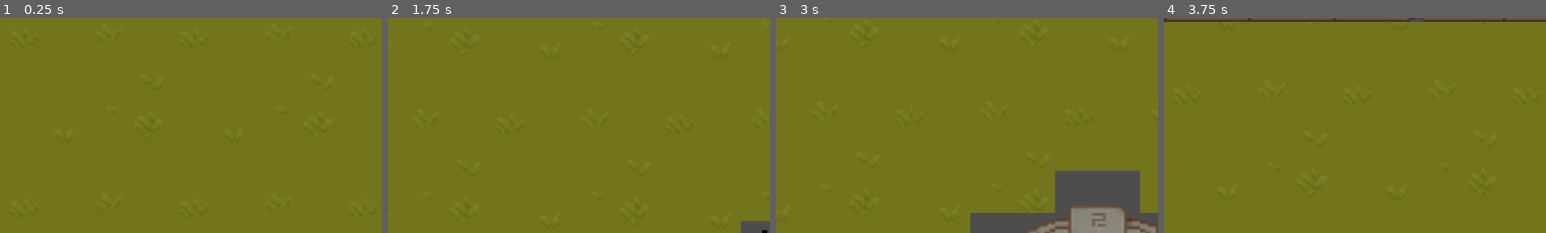
Above: before the commit, frames 1-4 (left to right).
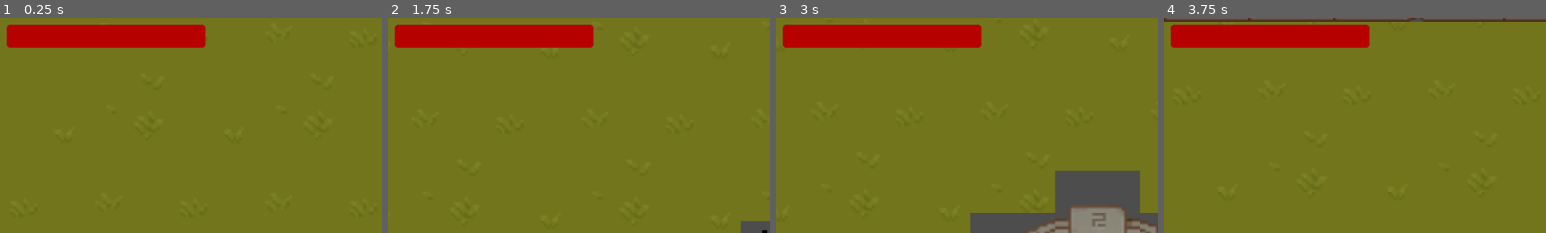
Above: after the commit, the same moments.

Repository: RyanB716/Unawoken
Game: Godot game, scene res://Game Management/GameManager.tscn
Two runs of this game, one before a commit and one after it. Both use one fixed random seed, a clock stepped at 60 frames per second and the inputs below.
Inputs (mouse positions are % of the whole screen's width and height, from its top left):
- Up to frame 1 (0.25 s): no input
- Up to frame 2 (1.75 s): tap Enter at 0.5 s; move the mouse to (72, 45) at 0.52 s; hold D (Run_Right) 0.53-1.28 s; click (72, 45) at 0.6 s; move the mouse to (30, 55) at 1.27 s; hold S (Run_Down) from 1.28 s (still down); click (30, 55) at 1.35 s
- Up to frame 3 (3 s): move the mouse to (60, 28) at 2.02 s; release S (Run_Down) at 2.03 s; hold D (Run_Right) 2.03-2.78 s; click (60, 28) at 2.1 s; move the mouse to (45, 70) at 2.77 s; hold W (Run_Up) from 2.78 s (still down); click (45, 70) at 2.85 s
- Up to frame 4 (3.75 s): move the mouse to (80, 65) at 3.52 s; release W (Run_Up) at 3.53 s; hold A (Run_Left) from 3.53 s (still down); click (80, 65) at 3.6 s
The pictures show only the part of the screen within x 0-50%, y 0-50%; the shares and areas given below are measured in that part.

The runs differ from the first frame. In frame 1, 5.5% of the frame differs, in the area x 1-54%, y 3-14%; in frame 2, 5.5%; in frame 3, 5.5%; in frame 4, 5.5%.

Commit message:
health bar created

Diff:
--- a/Game Management/GameManager.tscn
+++ b/Game Management/GameManager.tscn
@@ -13,8 +13,6 @@
 position = Vector2(288, 117)
 motion_mode = 1
 TopSpeed = 125
-Acceleration = 1.5
-Deceleration = 17.0
 AttackTime = 1.25
 CooldownTime = 2.5
 
--- /dev/null
+++ b/Health.gd
@@ -0,0 +1,11 @@
+extends Node
+
+@export var MaxHealth : int
+var CurrentHealth : int
+
+func _ready():
+	CurrentHealth = MaxHealth
+
+func TakeDamage(Amount : int):
+	CurrentHealth -= Amount
+	print(CurrentHealth)
--- /dev/null
+++ b/HealthBar.tscn
@@ -0,0 +1,18 @@
+[gd_scene load_steps=3 format=3 uid="uid://cvlh1usf2hwre"]
+
+[sub_resource type="StyleBoxFlat" id="StyleBoxFlat_jue0w"]
+bg_color = Color(0, 0, 0, 1)
+
+[sub_resource type="StyleBoxFlat" id="StyleBoxFlat_ra43m"]
+bg_color = Color(1, 0, 0, 1)
+
+[node name="Health Bar" type="ProgressBar"]
+custom_minimum_size = Vector2(250, 25)
+theme_override_colors/font_color = Color(0, 0, 0, 0)
+theme_override_colors/font_shadow_color = Color(0, 0, 0, 0)
+theme_override_colors/font_outline_color = Color(0, 0, 0, 0)
+theme_override_constants/outline_size = 5
+theme_override_styles/background = SubResource("StyleBoxFlat_jue0w")
+theme_override_styles/fill = SubResource("StyleBoxFlat_ra43m")
+max_value = 250.0
+value = 75.0
--- /dev/null
+++ b/HealthNode.tscn
@@ -0,0 +1,6 @@
+[gd_scene load_steps=2 format=3 uid="uid://tyup5guxqp8m"]
+
+[ext_resource type="Script" path="res://Health.gd" id="1_72xie"]
+
+[node name="Health" type="Node"]
+script = ExtResource("1_72xie")
--- a/Player.gd
+++ b/Player.gd
@@ -17,6 +17,10 @@
 
 var IsMoving = false
 
+@export_category("PlayerStats")
+@export var MaxHealth : int
+@export var MaxStaminaMoves : int
+
 @export_category("Movement Stats")
 @export var TopSpeed = 0
 @export var Acceleration = 0.0
@@ -32,6 +36,8 @@
 var VerticalInput = 0
 var Direction = Vector2.ZERO
 
+var CurrentHealth : int
+
 var AnimState = null
 
 func _ready():
@@ -40,6 +46,8 @@
 	CurrentAttackState = AttackActionStates.NotAttacking
 
 	AnimState = AnimTree.get("parameters/playback")
+
+	CurrentHealth = MaxHealth
 
 func _physics_process(delta):
 
@@ -139,3 +147,6 @@
 	CurrentAttackState = AttackActionStates.NotAttacking
 	CurrentAttackIndex = AttackSlots.Attack1
 	print('Cooldown FINISHED!')
+
+func TakeDamage(Amount : int):
+	CurrentHealth -= Amount
--- a/Player.tscn
+++ b/Player.tscn
@@ -9,6 +9,7 @@
 [ext_resource type="AudioStream" uid="uid://d0iijvcalr7qr" path="res://Audio/SFX/attack1.wav" id="7_3qwdw"]
 [ext_resource type="AudioStream" uid="uid://cdla8hf16tqfv" path="res://Audio/SFX/attack2.wav" id="8_aipwv"]
 [ext_resource type="AudioStream" uid="uid://tky2sadciuix" path="res://Audio/SFX/attack3.wav" id="9_oy70y"]
+[ext_resource type="Script" path="res://PlayerHealthBar.gd" id="10_ypf4b"]
 
 [sub_resource type="RectangleShape2D" id="RectangleShape2D_8v8gj"]
 
@@ -549,9 +550,27 @@
 transitions = ["Idle", "Run", SubResource("AnimationNodeStateMachineTransition_hlahw"), "Run", "Idle", SubResource("Ani …(418 unchanged characters)…
 graph_offset = Vector2(0, 55.4348)
 
+[sub_resource type="StyleBoxFlat" id="StyleBoxFlat_2ey7s"]
+bg_color = Color(0, 0, 0, 1)
+corner_radius_top_left = 7
+corner_radius_top_right = 7
+corner_radius_bottom_right = 7
+corner_radius_bottom_left = 7
+
+[sub_resource type="StyleBoxFlat" id="StyleBoxFlat_7m4r8"]
+bg_color = Color(0.717647, 0, 0, 1)
+corner_radius_top_left = 7
+corner_radius_top_right = 7
+corner_radius_bottom_right = 7
+corner_radius_bottom_left = 7
+
 [node name="Player" type="CharacterBody2D"]
 script = ExtResource("1_t65ic")
+MaxHealth = 250
+MaxStaminaMoves = 3
 TopSpeed = 200
+Acceleration = 1.5
+Deceleration = 17.0
 AttackTime = 1.5
 CooldownTime = 3.0
 InputBufferAmnt = 0.12
@@ -581,7 +600,7 @@
 active = true
 parameters/Attack/blend_position = Vector2(0, 0)
 "parameters/Attack 2/blend_position" = Vector2(0, 0)
-parameters/Idle/blend_position = Vector2(0, 0)
+parameters/Idle/blend_position = Vector2(0.0476191, -0.676856)
 parameters/Run/blend_position = Vector2(0, 0)
 
 [node name="BodyAudio" type="AudioStreamPlayer" parent="."]
@@ -595,4 +614,20 @@
 [node name="AttackStateTimer" type="Timer" parent="."]
 one_shot = true
 
+[node name="CanvasLayer" type="CanvasLayer" parent="."]
+
+[node name="HealthBar" type="ProgressBar" parent="CanvasLayer"]
+custom_minimum_size = Vector2(300, 35)
+offset_left = 10.0
+offset_top = 10.0
+offset_right = 310.0
+offset_bottom = 45.0
+theme_override_colors/font_color = Color(0, 0, 0, 0)
+theme_override_colors/font_shadow_color = Color(0, 0, 0, 0)
+theme_override_colors/font_outline_color = Color(0, 0, 0, 0)
+theme_override_styles/background = SubResource("StyleBoxFlat_2ey7s")
+theme_override_styles/fill = SubResource("StyleBoxFlat_7m4r8")
+value = 50.0
+script = ExtResource("10_ypf4b")
+
 [connection signal="timeout" from="AttackStateTimer" to="." method="_on_attack_state_timer_timeout"]
--- /dev/null
+++ b/PlayerHealthBar.gd
@@ -0,0 +1,9 @@
+extends ProgressBar
+
+@onready var PlayerRef = $"../.."
+
+func _ready():
+	self.max_value = PlayerRef.MaxHealth
+
+func _process(delta):
+	self.value = PlayerRef.CurrentHealth
--- a/project.godot
+++ b/project.godot
@@ -53,3 +53,8 @@
 , Object(InputEventKey,"resource_local_to_scene":false,"resource_name":"","device":-1,"window_id":0,"alt_pressed":false,"shift_pressed":false,"ctrl_pressed":false,"meta_pressed":false,"pressed":false,"keycode":0,"physical_keycode":32,"key_label":0,"unicode":32,"echo":false,"script":null)
 ]
 }
+Guard={
+"deadzone": 0.5,
+"events": [Object(InputEventMouseButton,"resource_local_to_scene":false,"resource_name":"","device":-1,"window_id":0,"alt_pressed":false,"shift_pressed":false,"ctrl_pressed":false,"meta_pressed":false,"button_mask":2,"position":Vector2(150, 12),"global_position":Vector2(154, 55),"factor":1.0,"button_index":2,"canceled":false,"pressed":true,"double_click":false,"script":null)
+]
+}
Not shown: 1 places in Player.tscn that only renumber resources
